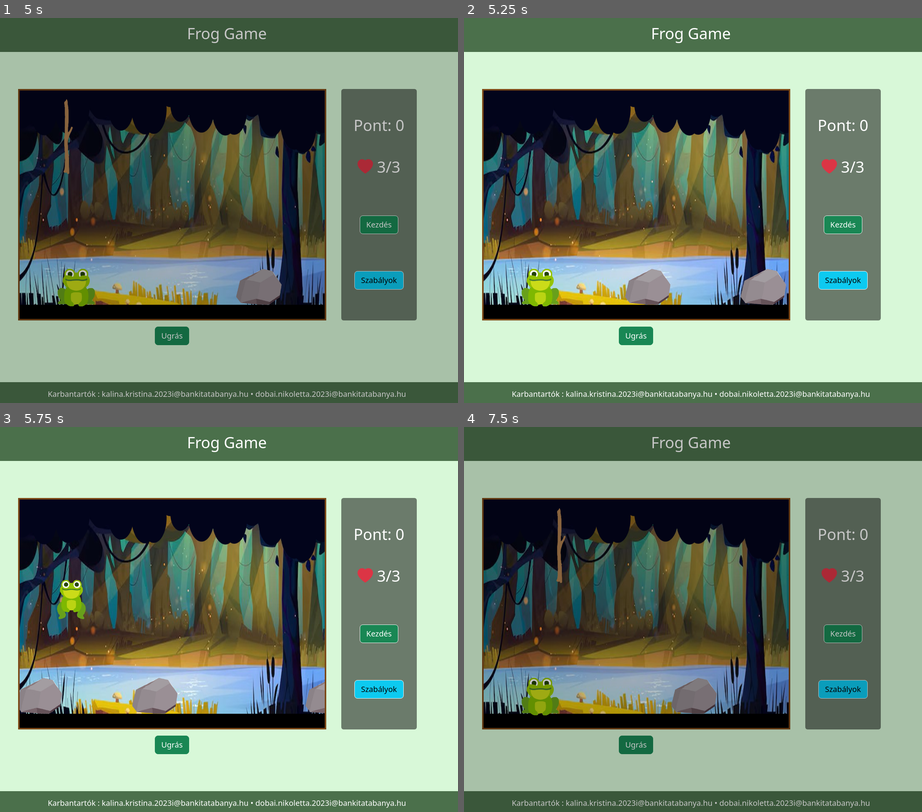
Above: before the commit, frames 1-4 (two rows, left to right).
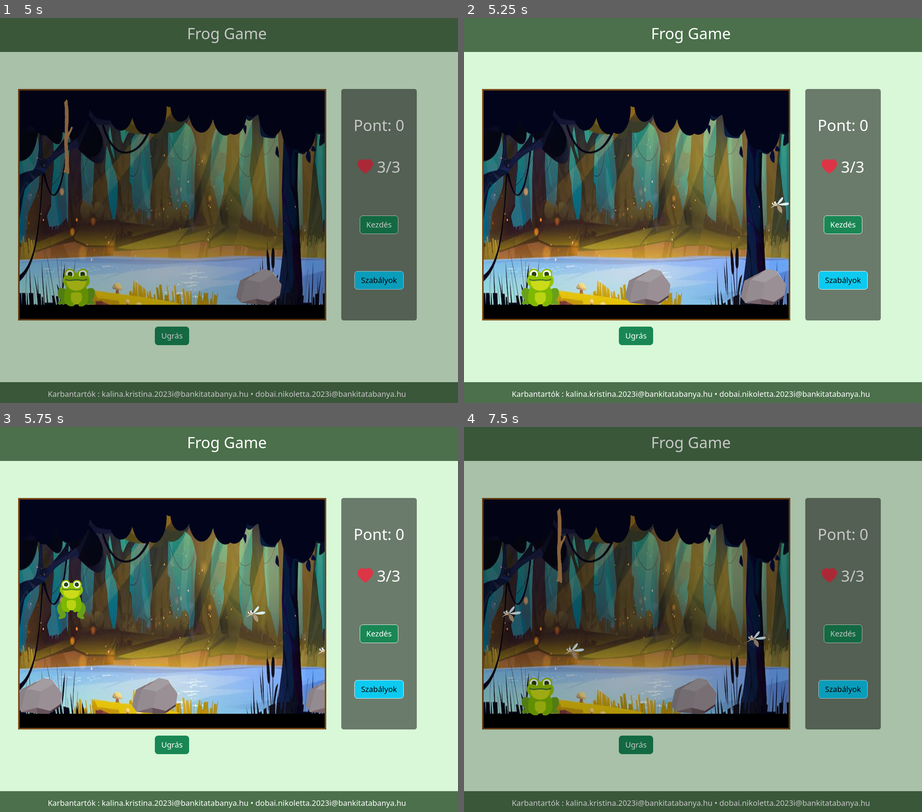
Above: after the commit, the same moments.

Repository: krisz28/Frog-Game
Game: browser game, page index.html
Two runs of this game, one before a commit and one after it. Both use one fixed random seed, a clock stepped at 60 frames per second and the inputs below.
Inputs (mouse positions are in pixels of both pictures, inside the frame that each line leads up to):
- Up to frame 1 (5 s): click (215, 210) at 0.27 s; click (215, 249) at 1.07 s; click "Szabályok" at 1.27 s; click (137, 172) at 1.67 s; click "Close" at 1.77 s; click "Close" at 1.87 s; click (297, 152) at 2.27 s; click "Ugrás" at 2.47 s; click (274, 287) at 2.87 s; click "Kezdés" at 3.07 s; click (119, 306) at 3.47 s; click "Kezdés" at 3.67 s; click (215, 133) at 4.07 s; click "Szabályok" at 4.27 s; click (435, 229) at 4.67 s; click "Close" at 4.77 s; click "Bezárás" at 4.87 s
- Up to frame 2 (5.25 s): no input
- Up to frame 3 (5.75 s): click (96, 619) at 5.27 s; click "Ugrás" at 5.47 s
- Up to frame 4 (7.5 s): click (642, 750) at 5.87 s; click "Ugrás" at 6.07 s; click (720, 488) at 6.47 s; click "Szabályok" at 6.67 s; click (770, 658) at 7.07 s; click "Close" at 7.27 s

Frame 1 is identical in both runs. In frame 2, less than 0.1% of the frame differs, in the area x 66-71%, y 46-51%; in frame 3, less than 0.1%; in frame 4, 0.2%, in the area x 8-66%, y 46-61%.

Commit message:
pont és szúnyog mozgástér javítás

Diff:
--- a/js/Beka.js
+++ b/js/Beka.js
@@ -22,11 +22,11 @@
         this.#y = y;
     }
 
-    getY(y){
+    getY() {
         return this.#y;
     }
 
-    getX(x){
+    getX() {
         return this.#x;
     }
 
@@ -70,10 +70,8 @@
 
             if (this.#y >= eredetiY) {
                 this.#y = eredetiY;
-
                 clearInterval(this.#moveInterval);
                 this.#moveInterval = null;
-
                 this.#element.style.backgroundImage = "url('./img/beka.png')";
             }
 
--- a/js/Szunyog.js
+++ b/js/Szunyog.js
@@ -25,11 +25,11 @@
         this.#y = y;
     }
 
-    getY(){
+    getY() {
         return this.#y;
     }
 
-    getX(){
+    getX() {
         return this.#x;
     }
 
@@ -47,27 +47,40 @@
         this.#element.style.top = this.#y + "px";
         this.#element.classList.add("szunyog");
         this.#container.appendChild(this.#element);
-        this.#element.addEventListener("click", () => this.collect());
     }
 
+
     collect() {
-        if (Szunyog.getY() == Beka.getY()) {
+        let bekaX = beka.getX();
+        let bekaY = beka.getY();
+
+        if (this.#x < bekaX + 120 && this.#x + 50 > bekaX &&
+            this.#y < bekaY + 120 && this.#y + 50 > bekaY) {
             Szunyog.#pont++;
+            document.querySelector(".pont span").innerHTML = Szunyog.#pont;
             this.remove();
         }
     }
+
 
     move() {
         this.#moveInterval = setInterval(() => {
             this.#x -= this.#speed;
             this.#element.style.left = this.#x + "px";
+            this.collect();
+            if (this.#x < -60) {
+                this.remove();
+            }
         }, 20);
     }
 
     remove() {
-        this.#element.remove();
+        if (this.#element != null) {
+            this.#element.remove();
+            this.#element = null;
+        }
+
         clearInterval(this.#moveInterval);
-        this.#moveInterval = null;
     }
 
     static getElet() {
--- a/js/script.js
+++ b/js/script.js
@@ -4,7 +4,7 @@
 var gameArea = document.querySelector("section");
 var beka = new Beka(90, 450, "section", 25);
 var scoreInterval = null;
-var elet = document.querySelector(".elet span");
+var elet = document.querySelector(".my-5 p span");
 var pont = document.querySelector(".pont span");
 
 document.querySelector(".kezdes").addEventListener("click", () => {
@@ -17,14 +17,14 @@
         });
         scoreListener();
         gameIntervalSzunyog = setInterval(() => {
-            var y = Math.random() * (gameArea.offsetHeight - 50);
-            var speed = 1 + Math.random() * 2;
+            var y = 180 + Math.random() * 230;
+            var speed = 4 + Math.random() * 3;
             var obj = new Szunyog(gameArea.offsetWidth, y, speed, "section");
             obj.move();
-        }, 10000);
+        }, 2000);
         gameIntervalElemek = setInterval(() => {
             var speed = 15;
-            var obj = new Elemek(gameArea.offsetWidth,  "section", speed);
+            var obj = new Elemek(gameArea.offsetWidth, "section", speed);
             obj.move();
         }, 1000);
     }
@@ -32,17 +32,31 @@
 
 function scoreListener() {
     scoreInterval = setInterval(() => {
-        var pont = Szunyog.getPont();
-        var elet = Szunyog.getElet();
 
-        elet.innerHTML = elet;
-        pont.innerHTML = pont;
+        var aktualisPont = Szunyog.getPont();
+        var aktualisElet = Szunyog.getElet();
 
-        if (gameInterval != null && elet <= 0) {
+        pont.innerHTML = aktualisPont;
+        elet.innerHTML = aktualisElet;
+
+        if (aktualisElet <= 0) {
+            clearInterval(gameIntervalSzunyog);
+            clearInterval(gameIntervalElemek);
+            clearInterval(scoreInterval);
+
+            gameInterval = null;
+
             alert("Veszítettél!");
         }
-        else if (gameInterval != null && pont >= 20) {
+        else if (aktualisPont >= 20) {
+            clearInterval(gameIntervalSzunyog);
+            clearInterval(gameIntervalElemek);
+            clearInterval(scoreInterval);
+
+            gameInterval = null;
+
             alert("Nyertél!");
         }
-    }, 20);
+
+    }, 100);
 }
